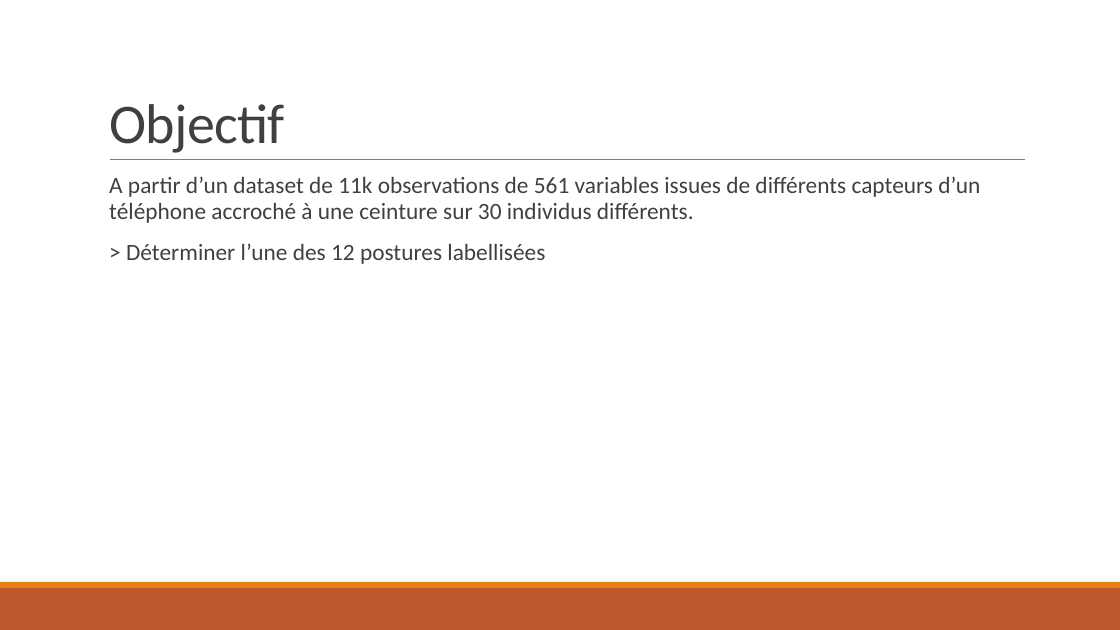
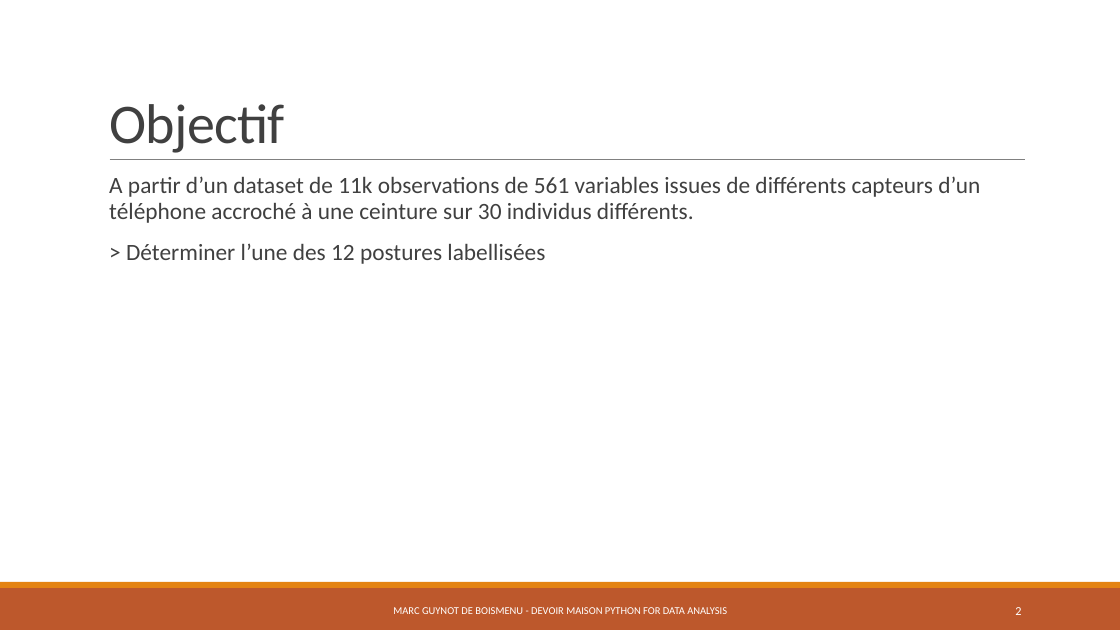
Before and after one commit to Koalananas/pythonfordata, a slide deck: slide 2 of rapport_marc_guynot.pptx. Drawn at 1120x630 pixels with LibreOffice and Linux fonts; fonts in the diff are those of the drawing. Boxes give left, top, right and bottom in pixels: in the first picture for what was removed or moved away, otherwise in the second. Text is boxed around its words. In the diff, an @@ line names an element or a change of style, - is before the commit and + after.

```diff
--- a/rapport_marc_guynot.pptx
+++ b/rapport_marc_guynot.pptx
@@ text added at bbox=[393, 607, 727, 614], 9 pt, text #FFFFFF @@
+MARC GUYNOT DE BOISMENU - DEVOIR MAISON PYTHON FOR DATA ANALYSIS
@@ page number added at bbox=[1015, 607, 1021, 615], 10.5 pt, text #FFFFFF @@
+2
```
Also in this commit, not shown: 10 other slides changed, 1 slide added, 1 other file.
